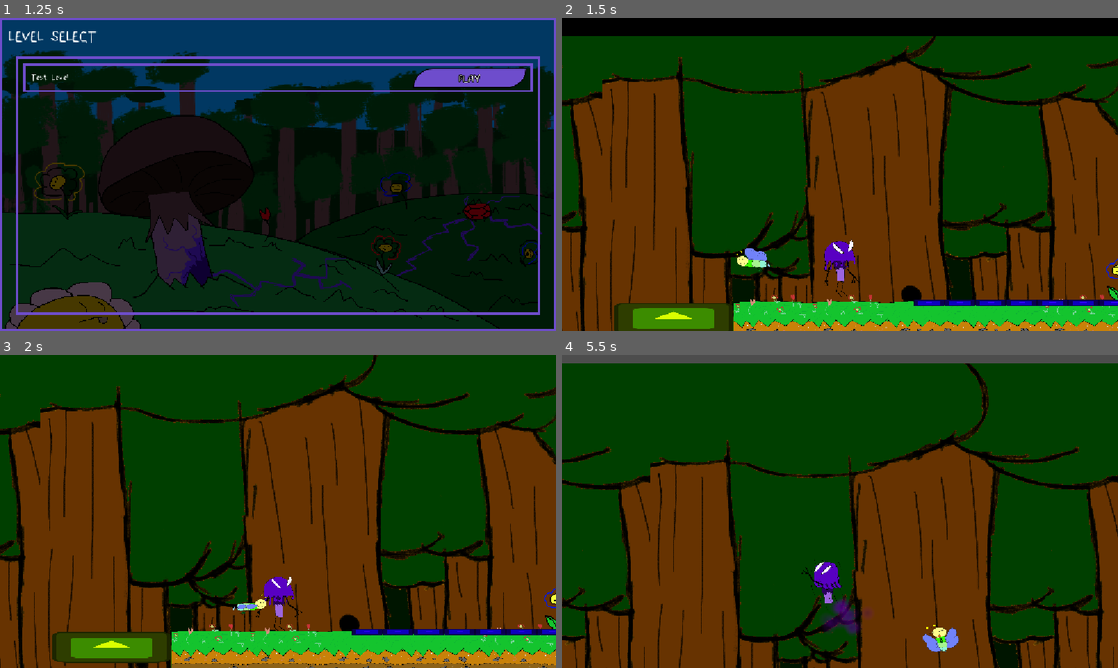
Above: before the commit, frames 1-4 (two rows, left to right).
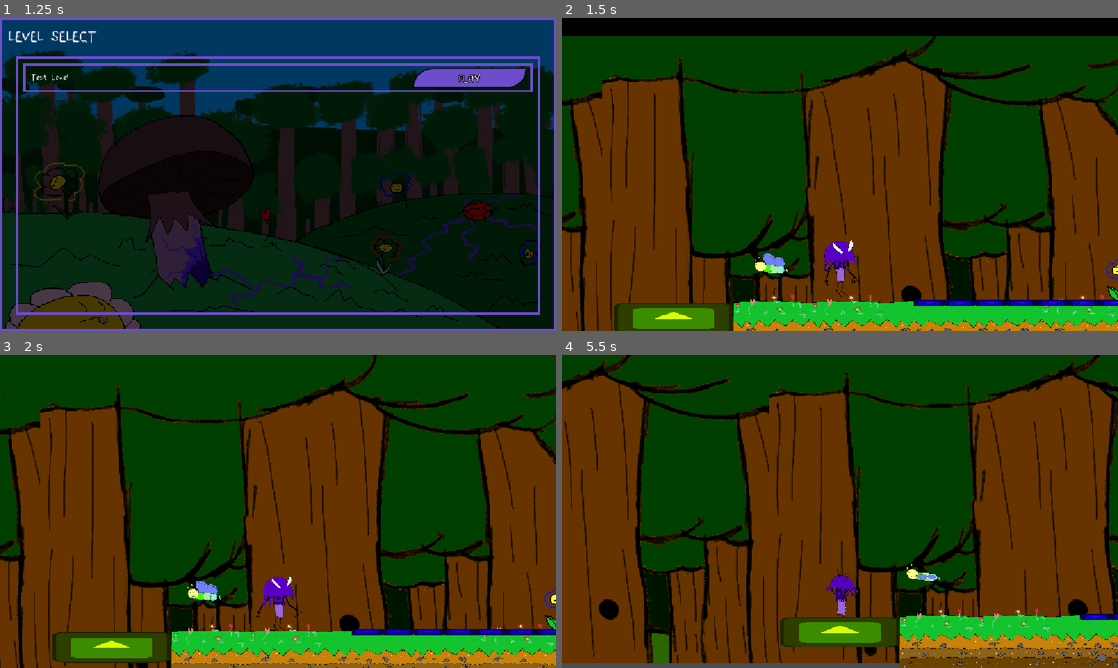
Above: after the commit, the same moments.

Repository: JRodLugo/KnightHacks2026
Game: Godot game, scene res://Scenes/MainMenu/main_menu.tscn
The game is run twice, just before and just after one commit, with the same random seed, the same clock (stepped at 60 frames per second) and the same inputs. The engine's default icon, where the game draws it, is replaced by a stand-in: a white triangle on a blue panel in a dark square.
Inputs:
- Up to frame 1 (1.25 s): click "Play" at 0.5 s
- Up to frame 2 (1.5 s): click "PLAY" at 1.25 s
- Up to frame 3 (2 s): no input
- Up to frame 4 (5.5 s): hold D (right) 2.03-2.78 s; hold S (stop) 2.03-2.78 s; tap Space (jump) at 2.27, 3.02, 4.52, 5.27 s; hold A (left) 2.78-3.53 s; tap S (stop) at 2.85, 4.35 s; hold S (stop) 3.53-4.28 s; hold D (right) 3.53-5.03 s; hold A (left) from 5.03 s (still down); hold S (stop) from 5.03 s (still down)

Frame 1 is identical in both runs. In frame 2, 0.4% of the frame differs, in the area x 31-41%, y 73-83%; in frame 3, 0.4%; in frame 4, 75%, in the area x 0-100%, y 0-100%.

Commit message:
Player slope slide!
Player now slides down slopes, giving them extra speed.

Diff:
--- a/knight-hacks-2026-project/Player/player.gd
+++ b/knight-hacks-2026-project/Player/player.gd
@@ -73,7 +73,10 @@
 		if jumpCharges == 0: $LegCollision.disabled = true
 
 	if velocity.x != 0.0:
-		velocity.x = move_toward(velocity.x, 0.0, delta * DE_ACCELERATION)
+		var colNormal = %Groundcast.get_collision_normal()
+		var targetVelocity = 0.0 if (colNormal.y < -.9) else velocity.x * 3
+		velocity.x = move_toward(velocity.x, targetVelocity, delta * DE_ACCELERATION)
+		velocity.y += targetVelocity
 		%AnimationPlayer.speed_scale = abs(velocity.x / 500.0)
 		if grounded: change_anim("walk")
 	else: # if velocity == 0
--- a/knight-hacks-2026-project/Scenes/TestScene/test_scene.tscn
+++ b/knight-hacks-2026-project/Scenes/TestScene/test_scene.tscn
@@ -109,6 +109,5 @@
 
 [node name="EnemyPace" parent="." unique_id=2133997665 instance=ExtResource("8_8xnil")]
 position = Vector2(308, 833)
-move_speed = 250.0
 cooldown_time = 0.2
 enemy_positions = Array[Vector2]([Vector2(200, 800), Vector2(550, 900), Vector2(800, 800)])
